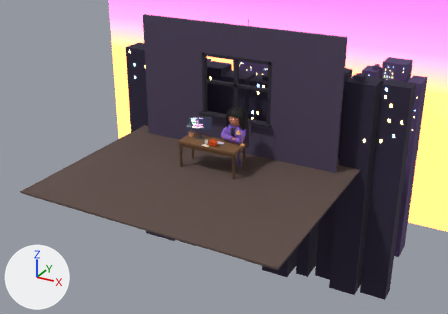
Renders of the Blender file reels/design-reel/episode.blend from each side of a commit.
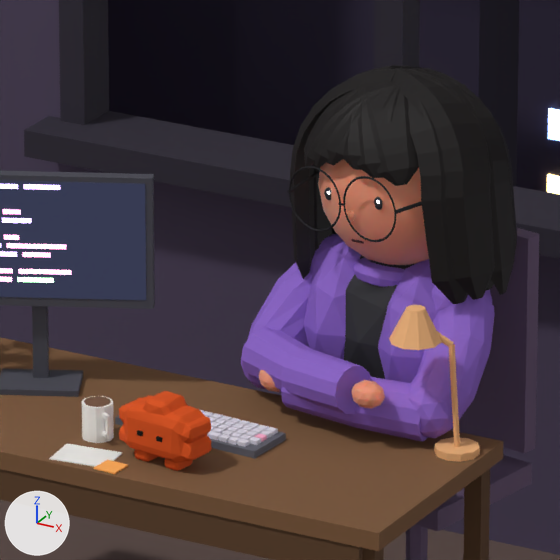
Each version is shown from a 50 mm lens placed at (7.6, -13.18, 6.99), pointed at (0.4, -0.1, 0.45), then close up on the part from 44% to 56% of the width and 32% to 50% of the height. Lighting does not change. The marker at lower left points along +X, +Y and +Z. The first two pictures are the older version. Both versions are drawn at frame 783 of the action 'Mascot_EyesAction'; the numbers are the values there.

The first close-up shows 'City_Near_Buildings', 'Desk_Apron', 'Desk_Top', 'Floor', 'Human_Body', 'Human_Chair', 'Human_Hair', 'Human_HeadMesh', 'Mascot_Body', 'Mascot_Eyes', 'Monitor_Screen', 'Wall', 'Window_Frame' and 22 more.
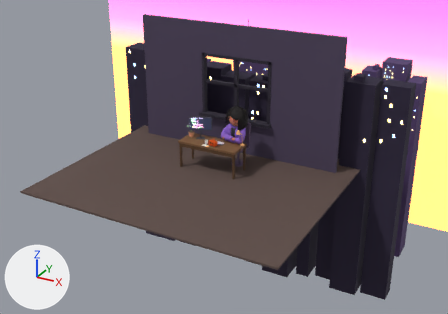
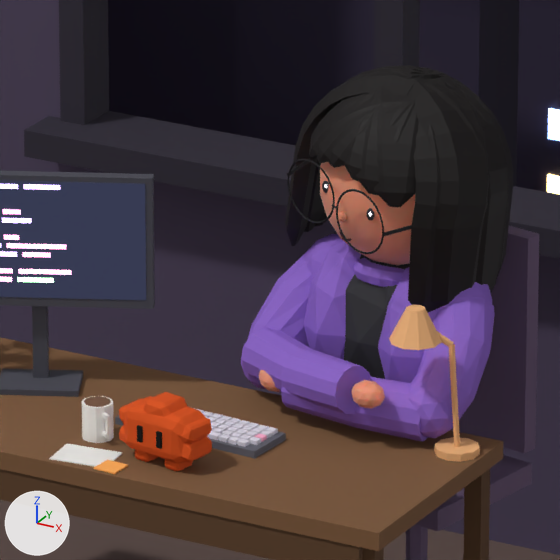
ob_human_head is not drawn itself; it is the parent of ob_human_headmesh, ob_human_eyewhites, ob_human_pupils, ob_human_eyelids, ob_human_lashes, ob_human_blush, ob_human_eyebrows, ob_human_mouth.
ob_mascot_root is not drawn itself; it is the parent of ob_mascot_bounce.

Changed parts and their boxes (x1, y1, x2, y2) in the close-ups (560 x 560 px):
'Human_Hair', turned
    before: (290, 65, 517, 304)
    after: (285, 65, 513, 313)
'Human_HeadMesh', turned
    before: (318, 159, 429, 265)
    after: (320, 162, 415, 265)
'Mascot_Body', moved, rescaled
    before: (119, 391, 211, 463)
    after: (119, 392, 212, 463)
'Human_Glasses', turned
    before: (287, 166, 422, 242)
    after: (287, 156, 412, 254)
'Mascot_Feet', moved, rescaled
    before: (134, 449, 193, 471)
    after: (135, 450, 193, 471)
'Human_Pupils', turned
    before: (324, 187, 383, 210)
    after: (322, 181, 374, 221)
'Mascot_Eyes', moved, rescaled (92% taller)
    before: (137, 430, 162, 442)
    after: (137, 425, 162, 449)
'Human_Mouth', turned
    before: (351, 239, 364, 244)
    after: (340, 232, 351, 241)

The edits, one by one:
Object 'Human_Head' (ob_human_head) turns from (0, -4.6, -1.1) to (3.3, 12, -6.9) degrees about x, y and z.
Object 'Mascot_Root' (ob_mascot_root) moves from (0.138, -0.198, 0.75) to (0.14, -0.2, 0.75).
Object 'Mascot_Body' (ob_mascot_body) is rescaled from (0.996, 0.996, 1.01) to (1.0, 1.0, 0.995).
Object 'Mascot_Eyes' (ob_mascot_eyes) is rescaled from (1.0, 1.0, 0.246) to (1.0, 1.0, 1.0).
